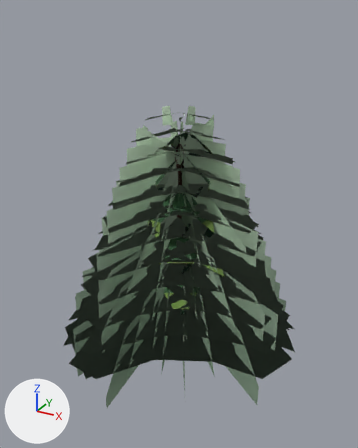
Before and after pictures for a commit that changed the glTF model public/assets/far-reach/baked/geometries.glb.
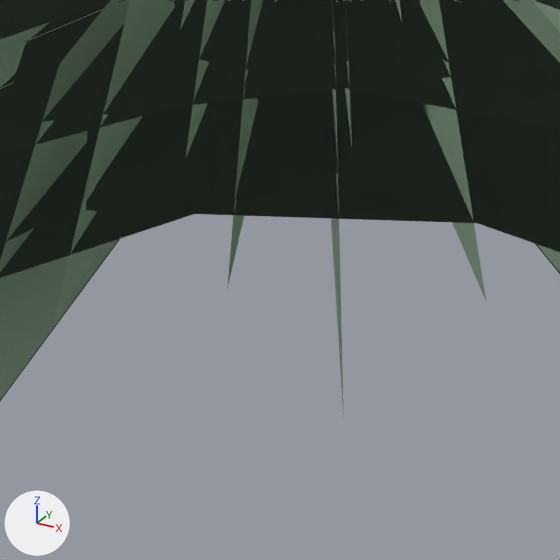
Each version appears first whole from a camera (50 mm lens) standing at (5.78, -10.55, 8.29) and looking at (0.09, -0.2, 3.12), and next in a close-up on the part from 32% to 64% of the width and 70% to 96% of the height. Lighting does not change. The marker at lower left points along +X, +Y and +Z. The last two pictures show the newer version. The close-ups show mesh edges as thin lines. Everything nearer to the camera than a plane just in front of the edit is cut away. Where no turn or scale is listed for an object, it has been applied to the vertices.

In view in the first close-up: 'far.geometries.009'.
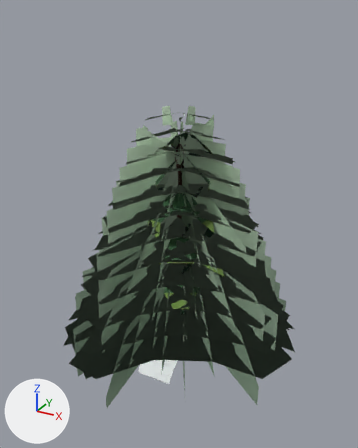
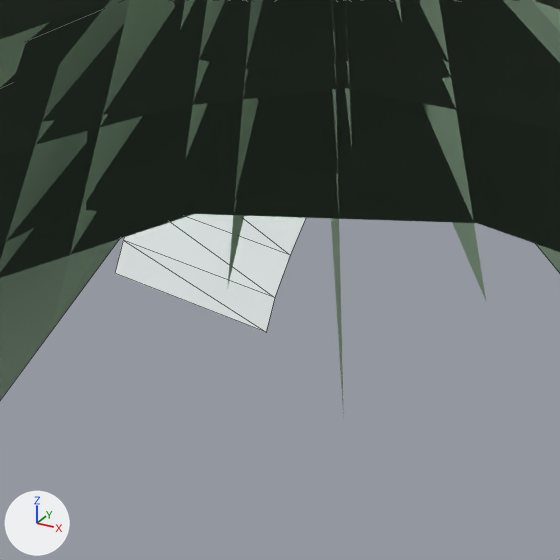
Pixel boxes [x1, y1, x2, y2] of what changed, in the close-ups (560 x 560 px):
'far.geometries.011', added
    after: [115, 214, 306, 332]

What changed in the scene script:
```text
Add mat_material_005:
    mat_material_005 = bpy.data.materials.new('Material.005')
    mat_material_005.use_nodes = True; mat_material_005.node_tree.nodes.clear()
    _N = mat_material_005.node_tree.nodes; _L = mat_material_005.node_tree.links
    n0 = _N.new('ShaderNodeBsdfPrincipled'); n0.name = 'Principled BSDF'
    n0.inputs[2].default_value = 1.0  # 'Roughness'
    n1 = _N.new('ShaderNodeOutputMaterial'); n1.name = 'Material Output'
    n2 = _N.new('ShaderNodeVertexColor'); n2.name = 'Color Attribute'
    _L.new(n0.outputs[0], n1.inputs[0])  # 'BSDF' to 'Surface'
    _L.new(n2.outputs[0], n0.inputs[0])  # 'Color' to 'Base Color'
Add me_far_geometries_005:
    me_far_geometries_005.from_pydata(...)  # 14 vertices, 12 faces; spans x -0.5..0.5, y -1.478..0.0, z -1.0..0.0
    me_far_geometries_005.materials.append(mat_material_005)
Add ob_far_geometries_011:
    ob_far_geometries_011 = bpy.data.objects.new('far.geometries.011', me_far_geometries_005)
    ob_far_geometries_011.location = (0.0, 0.0, 0.0)
```
